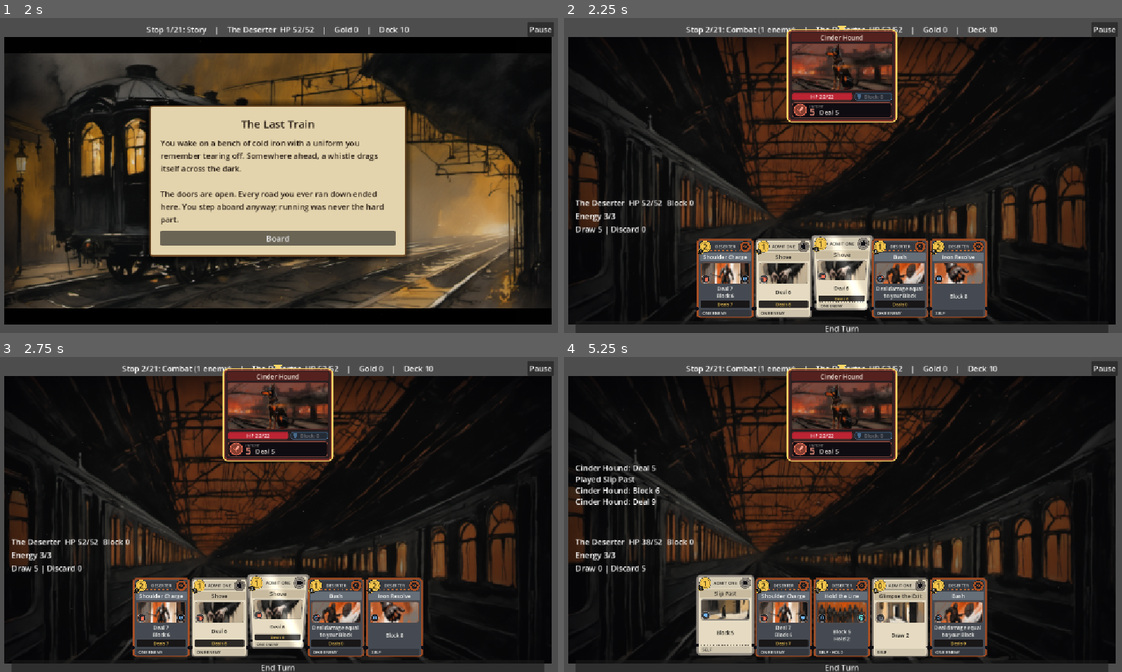
Above: before the commit, frames 1-4 (two rows, left to right).
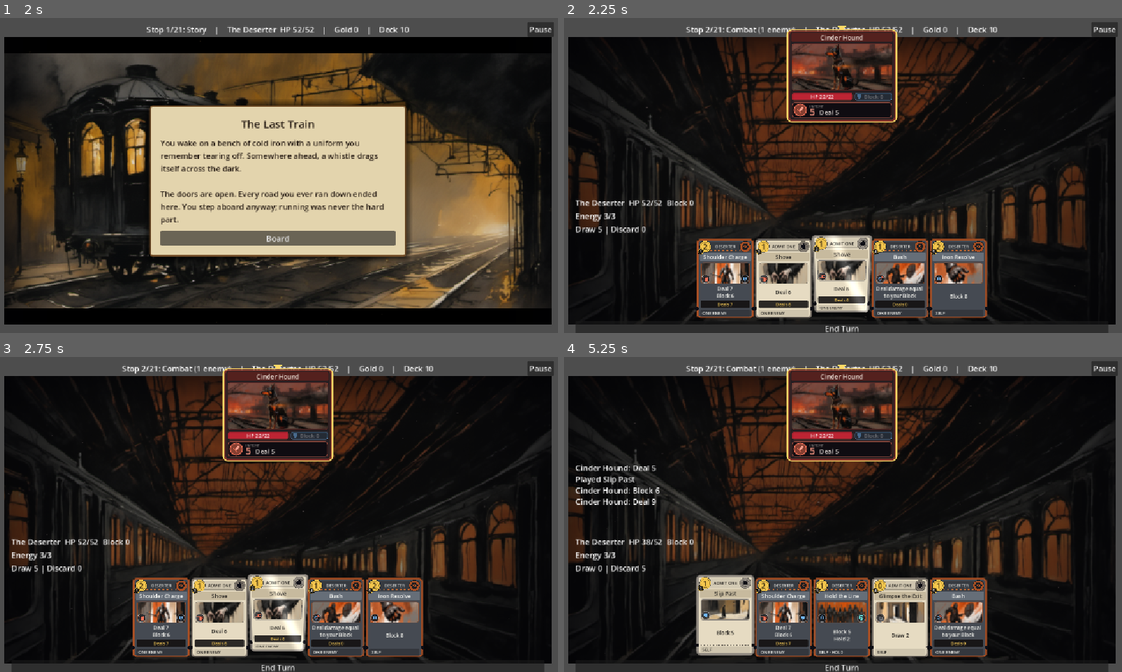
Above: after the commit, the same moments.

Repository: grump606/card-battle-prototype
Game: Godot game, scene res://run.tscn
The game is run twice, just before and just after one commit, with the same random seed, the same clock (stepped at 60 frames per second) and the same inputs.
Inputs (mouse positions are in pixels of both pictures, inside the frame that each line leads up to):
- Up to frame 1 (2 s): click "New Run" at 0.5 s; click "Play as The Deserter" at 1.25 s
- Up to frame 2 (2.25 s): click "Board" at 2 s
- Up to frame 3 (2.75 s): no input
- Up to frame 4 (5.25 s): tap Enter at 2.75, 5.1 s; move the mouse to (843, 413) at 2.77 s; hold Right 2.78-3.53 s; tap N at 2.85 s; click (843, 413) at 2.92 s; move the mouse to (725, 615) at 3.52 s; hold Left 3.53-4.28 s; tap 1 at 3.6 s; click (725, 615) at 3.67 s; move the mouse to (753, 615) at 4.27 s; hold Right from 4.28 s (still down); tap E at 4.35 s; click (753, 615) at 4.42 s; move the mouse to (725, 615) at 5.02 s; click (725, 615) at 5.17 s

Frame 1 is identical in both runs. In frame 2, 0.6% of the frame differs, in the area x 44-56%, y 68-94%; in frame 3, 0.7%; in frame 4, less than 0.1%.

Commit message:
Reduce card tilt by a third (max angle 0.35 to 0.23)
Co-Authored-By: Claude Sonnet 5.5 <noreply@anthropic.com>

Diff:
--- a/art/fx/card_tilt.gdshader
+++ b/art/fx/card_tilt.gdshader
@@ -5,7 +5,7 @@
 
 uniform vec2 tilt = vec2(0.0);
 uniform vec2 size_px = vec2(100.0);
-uniform float max_angle = 0.35;
+uniform float max_angle = 0.23;
 uniform float perspective = 0.5;
 uniform float sheen_strength = 0.22;
 
